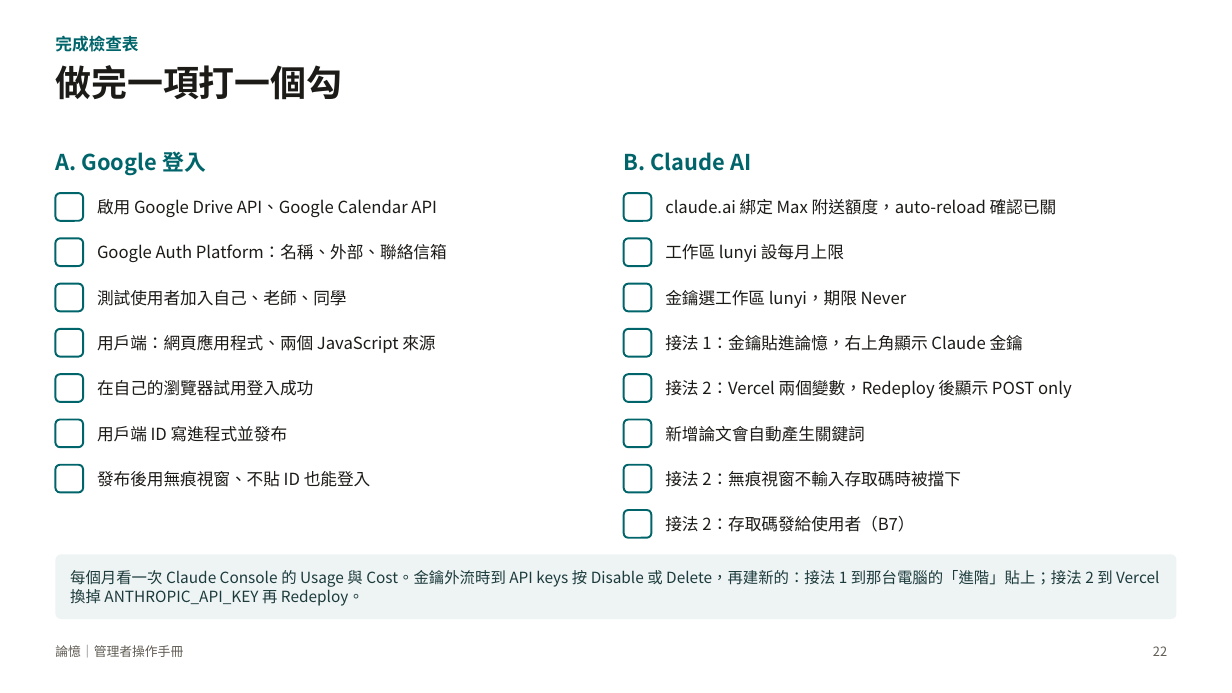
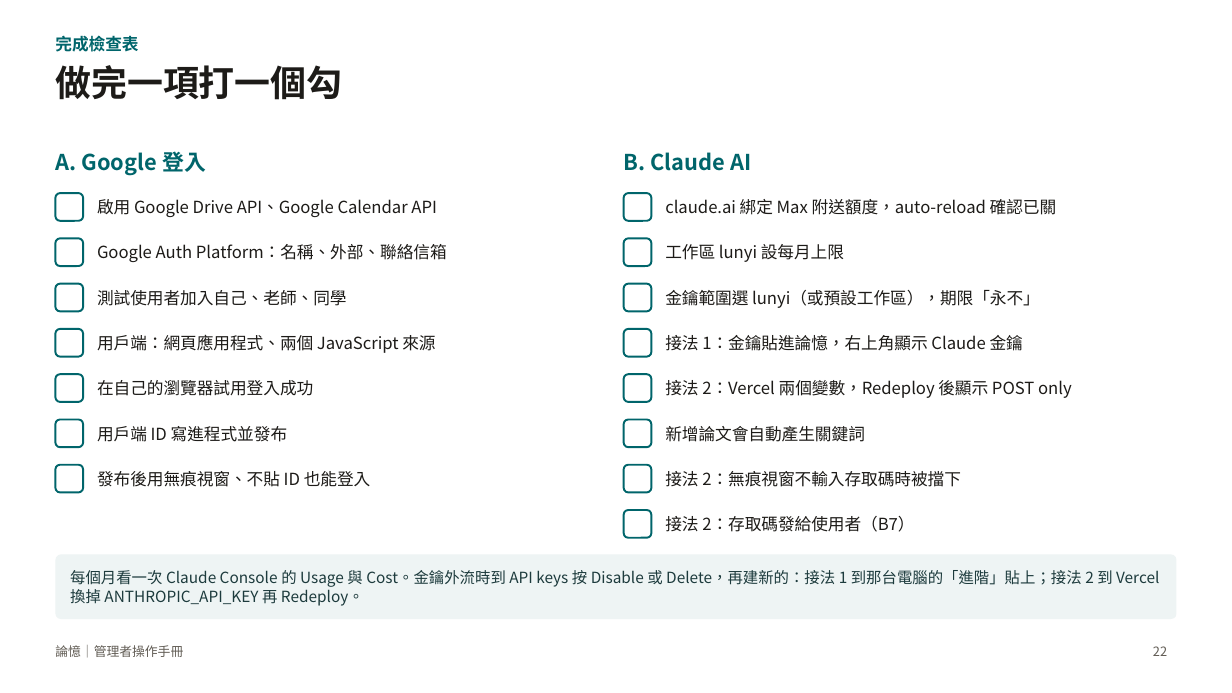
Before and after one commit to charleslin2003-prog/Journal-Article-Memory-Tool, a slide deck: slide 22 of docs/管理者操作手冊_論憶.pptx. Drawn at 1232x693 pixels with LibreOffice and Linux fonts; fonts in the diff are those of the drawing. Boxes give left, top, right and bottom in pixels: in the first picture for what was removed or moved away, otherwise in the second. Text is boxed around its words. In the diff, an @@ line names an element or a change of style, - is before the commit and + after.

```diff
--- a/docs/管理者操作手冊_論憶.pptx
+++ b/docs/管理者操作手冊_論憶.pptx
@@ text at [665, 290, 1040, 308]: text changed @@
-金鑰選工作區 lunyi，期限 Never
+金鑰範圍選 lunyi（或預設工作區），期限「永不」
```
Also in this commit, not shown: 2 other slides changed, 1 other file.
